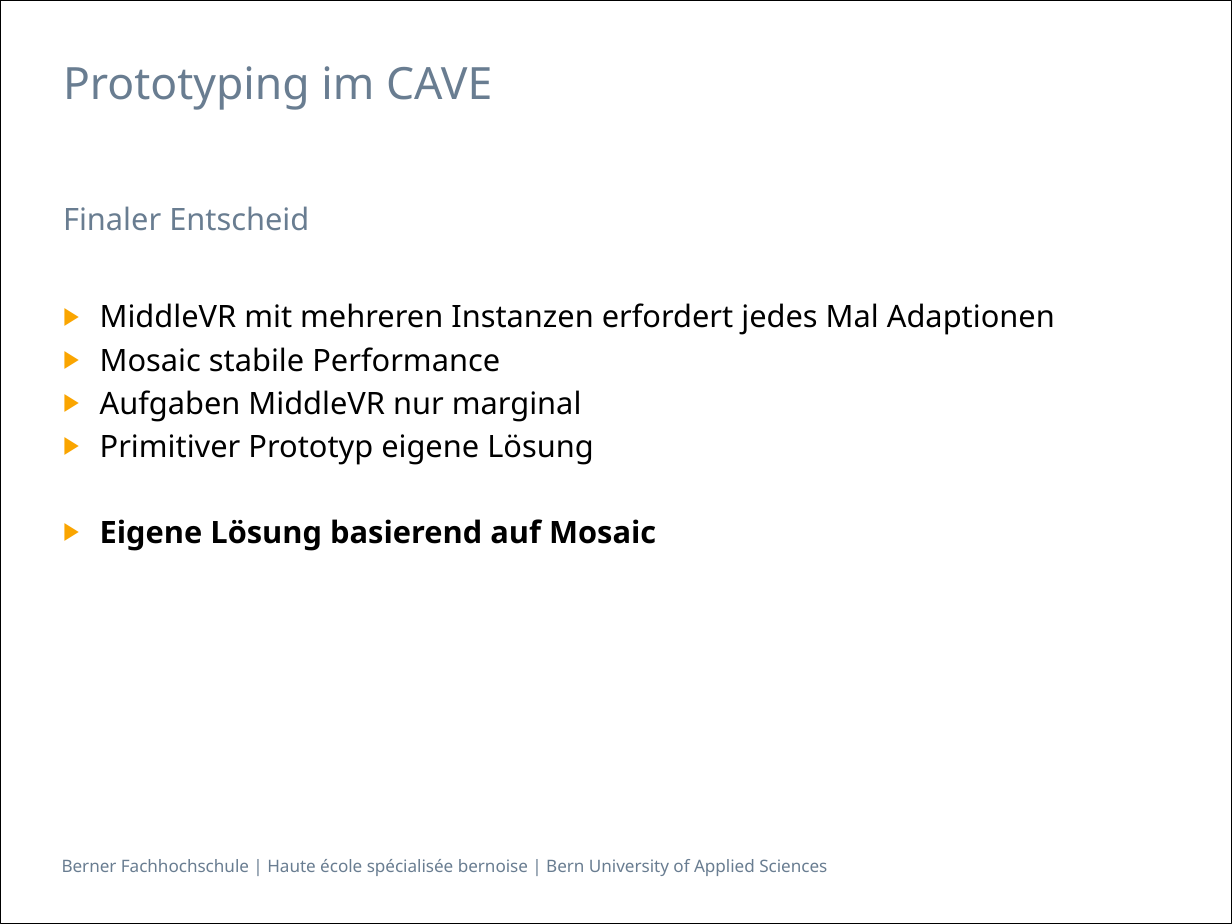
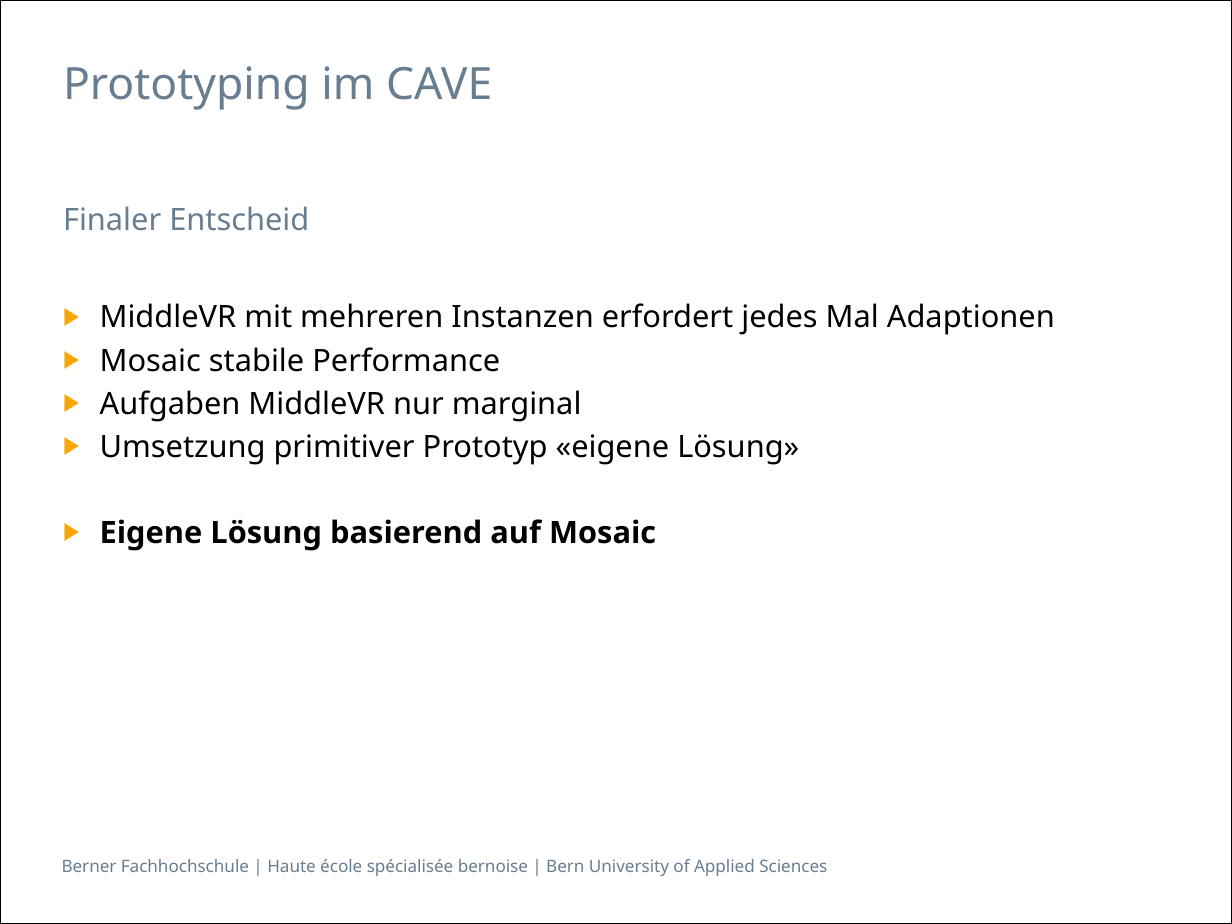
Before and after one commit to villj2/ch.bfh.cpvr.unitycave, a slide deck: slide 15 of docs/presentation/presentation_adolf_villiger.pptx (slide 16 before the commit). Drawn at 1232x924 pixels with LibreOffice and Linux fonts; fonts in the diff are those of the drawing. Boxes give left, top, right and bottom in pixels: in the first picture for what was removed or moved away, otherwise in the second. Text is boxed around its words. In the diff, an @@ line names an element or a change of style, - is before the commit and + after.

```diff
--- a/docs/presentation/presentation_adolf_villiger.pptx
+++ b/docs/presentation/presentation_adolf_villiger.pptx
@@ text at (100, 434, 799, 465): text changed @@
-▶ Primitiver Prototyp eigene Lösung
+▶ Umsetzung primitiver Prototyp «eigene Lösung»
```
Also in this commit, not shown: 4 other slides changed, 8 slides removed, 2 other files.
